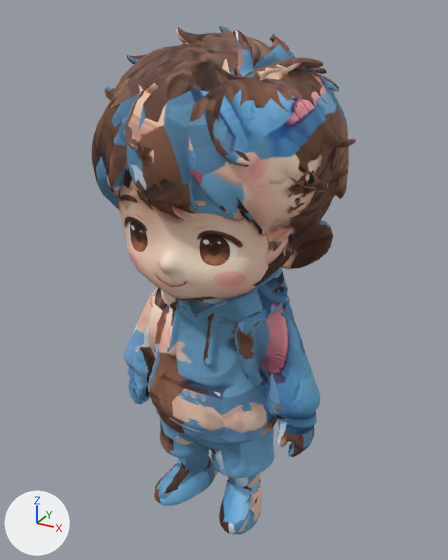
Before and after pictures for a commit that changed the glTF model art/prototypes/avatar/boy-faithful-mv.glb.
Camera for both pictures: a camera (50 mm lens) standing at (0.558, -0.999, 1.03) and looking at (0.002, 0.013, 0.524). Lighting does not change. The marker at lower left points along +X, +Y and +Z. The first picture is the older version. Vertices at exactly the same position are counted once.

Objects in the first picture: 'avatar', 'face'.
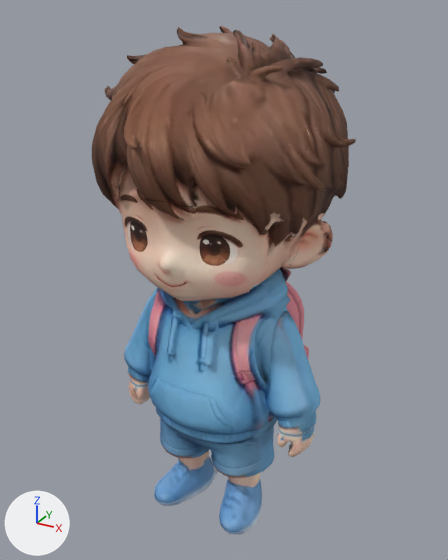
Changed parts and their boxes (x1, y1, x2, y2) in the pictures (448 x 560 px; the box of a moved part takes in the faces that stretch with it):
'backpack', added (brown): after (280, 267, 309, 358)
part 1 of me_temp_mesh_ply_001, moved or reshaped: (92, 35, 351, 531) in both
part 2 of me_temp_mesh_ply_001, surface changed: (92, 26, 356, 534) in both

What changed in the scene script:
```text
Add mat_backpack:
    mat_backpack = bpy.data.materials.new('backpack')
    mat_backpack.use_nodes = True; mat_backpack.node_tree.nodes.clear()
    _N = mat_backpack.node_tree.nodes; _L = mat_backpack.node_tree.links
    n0 = _N.new('ShaderNodeBsdfPrincipled'); n0.name = 'Principled BSDF'
    n0.inputs[2].default_value = 0.9  # 'Roughness'
    n1 = _N.new('ShaderNodeOutputMaterial'); n1.name = 'Material Output'
    n2 = _N.new('ShaderNodeVertexColor'); n2.name = 'Color Attribute'
    _L.new(n0.outputs[0], n1.inputs[0])  # 'BSDF' to 'Surface'
    _L.new(n2.outputs[0], n0.inputs[0])  # 'Color' to 'Base Color'
Change me_temp_mesh_ply_001:
    used by ob_avatar; location = (0.0, 0.0, 0.0)
    remove me_temp_mesh_ply_001.from_pydata(...)  # 6984 vertices, 14000 faces; spans x -0.248..0.249, y -0.243..0.243, z 0.0..0.999
    add me_temp_mesh_ply_001.from_pydata(...)  # 6388 vertices, 12800 faces; spans x -0.248..0.249, y -0.243..0.243, z 0.0..0.999
    me_temp_mesh_ply_001 part 1: 54 vertices moved from x -0.207..0.178, y -0.165..0.131, z 0.043..0.968 to x -0.207..0.177, y -0.165..0.131, z 0.043..0.966; 1305 vertices removed from x -0.242..0.238, y -0.238..0.233, z 0.003..0.993; 709 vertices added at x -0.238..0.236, y -0.239..0.232, z 0.004..0.991
    me_temp_mesh_ply_001 part 2: 9474 kept faces spanning x -0.248..0.249, y -0.243..0.243, z 0.0..0.999 get new texture (UV) coordinates
Add me_arch:
    me_arch.from_pydata(...)  # 1492 vertices, 2928 faces; spans x -0.176..0.177, y 0.024..0.233, z 0.235..0.567
    me_arch.materials.append(mat_backpack)
Add ob_backpack:
    ob_backpack = bpy.data.objects.new('backpack', me_arch)
    ob_backpack.location = (0.0, 0.0, 0.0)
```
